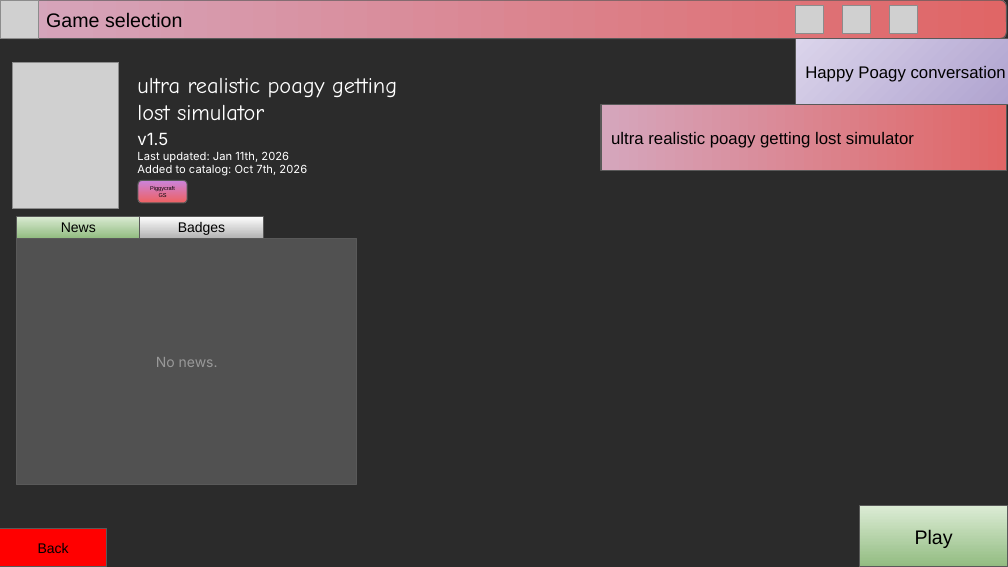
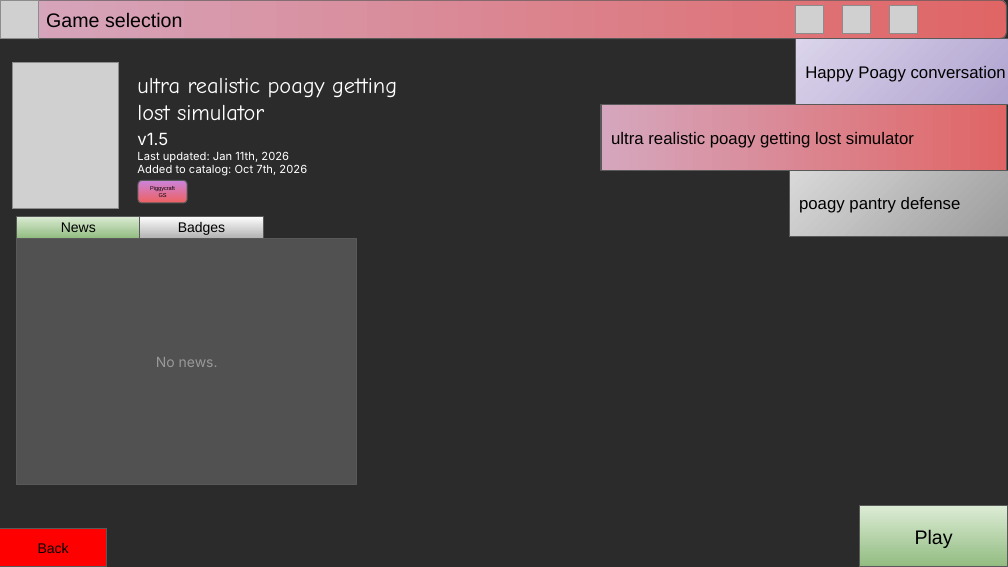
Before and after one commit to RitPigDev/poagy.gs-plus, a slide deck: slide 4 of poagy.gs+.pptx. Drawn at 1008x567 pixels with LibreOffice and Linux fonts; fonts in the diff are those of the drawing; grey boxes stand for pictures; background and template pictures are left out; a plain dark background stands for a picture behind light text. Boxes give left, top, right and bottom in pixels: in the first picture for what was removed or moved away, otherwise in the second. Text is boxed around its words. In the diff, an @@ line names an element or a change of style, - is before the commit and + after.

```diff
--- a/poagy.gs+.pptx
+++ b/poagy.gs+.pptx
@@ rectangle added at bbox=[789, 170, 1008, 236], fill gradient #D9D9D9 to #737373, outline #595959 0.75 pt, 12 pt, text #000000 @@
+poagy pantry defense
```
Also in this commit, not shown: 7 other slides changed, 2 slides added.
